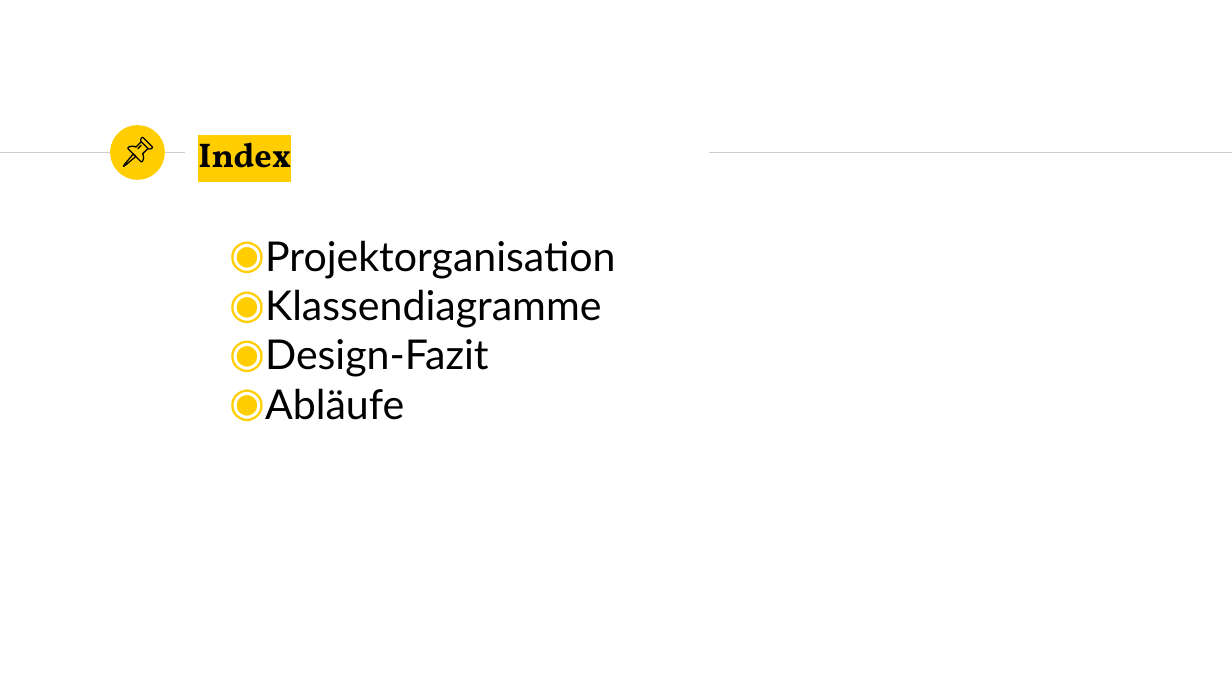
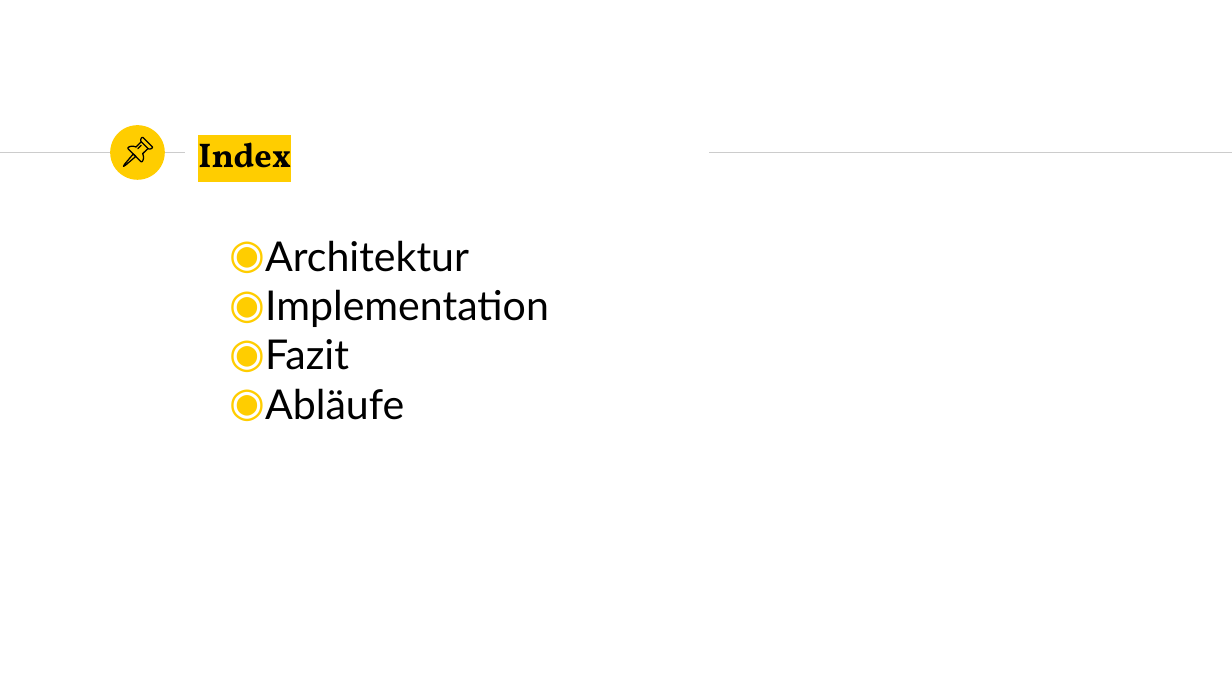
Before and after one commit to marcelherd/OOT-Projekt, a slide deck: slide 4 of Design/Milestone-Presentation.pptx. Drawn at 1232x693 pixels with LibreOffice and Linux fonts; fonts in the diff are those of the drawing. Boxes give left, top, right and bottom in pixels: in the first picture for what was removed or moved away, otherwise in the second. Text is boxed around its words. In the diff, an @@ line names an element or a change of style, - is before the commit and + after.

Commit message:
Final design presentation iteration

```diff
--- a/Design/Milestone-Presentation.pptx
+++ b/Design/Milestone-Presentation.pptx
@@ text at bbox=[265, 240, 549, 370]: text changed @@
-◉ Projektorganisation
-◉ Klassendiagramme
-◉ Design-Fazit
+◉ Architektur
+◉ Implementation
+◉ Fazit
```
Also in this commit, not shown: 2 other slides changed, 2 slides added, 1 other file.
